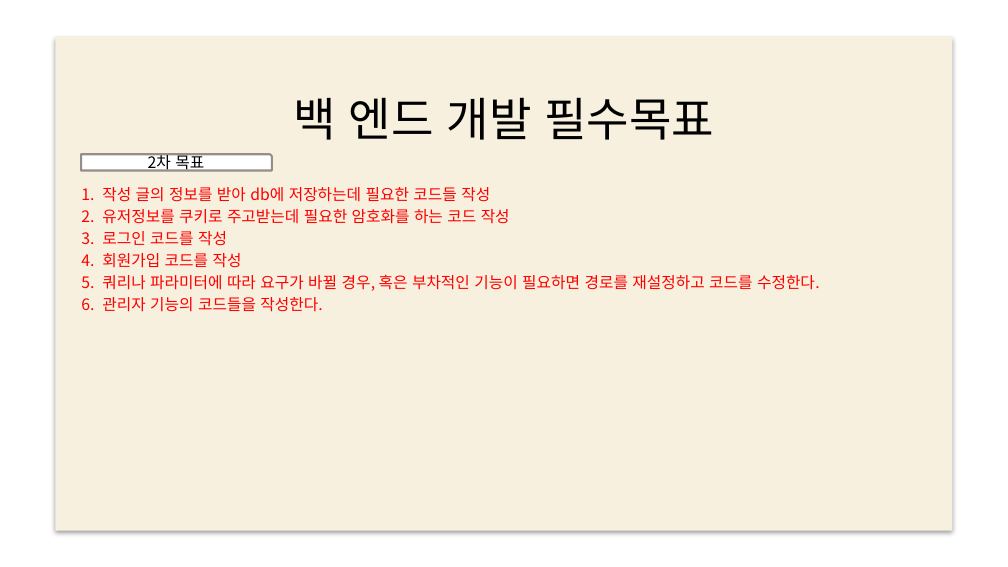
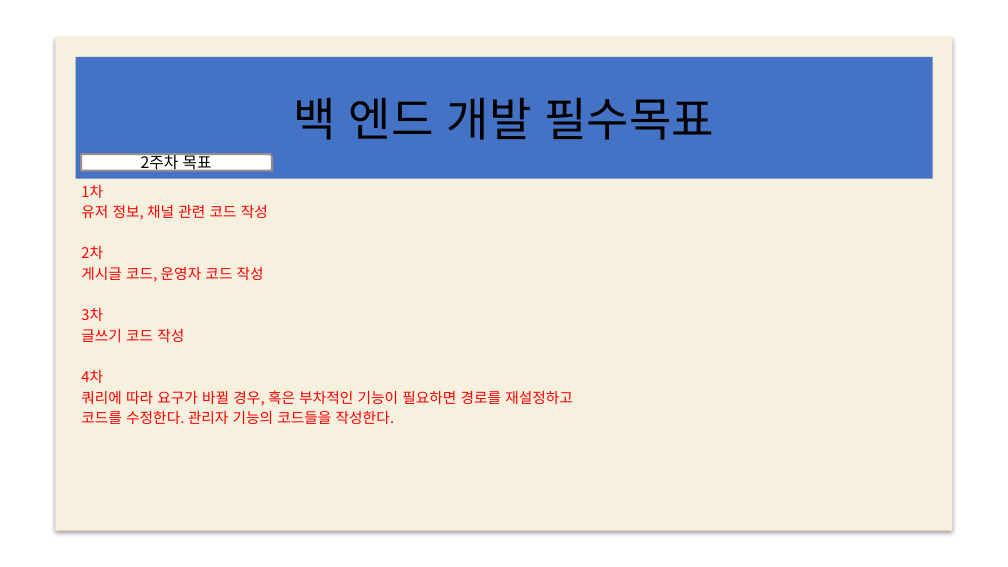
Before and after one commit to web5-kimgangmoon/teamproject_cloneCoding-Kim-Lee-Son-, a slide deck: slide 15 of 스케줄표.pptx (slide 8 before the commit). Drawn at 1008x567 pixels with LibreOffice and Linux fonts; fonts in the diff are those of the drawing; background and template pictures are left out. Boxes give left, top, right and bottom in pixels: in the first picture for what was removed or moved away, otherwise in the second. Text is boxed around its words. In the diff, an @@ line names an element or a change of style, - is before the commit and + after.

```diff
--- a/스케줄표.pptx
+++ b/스케줄표.pptx
@@ title "백 엔드 개발 필수목표": place and size @@
-title "백 엔드 개발 필수목표" at box(293, 97, 714, 140)
+title "백 엔드 개발 필수목표" at box(76, 57, 933, 178)
@@ title "백 엔드 개발 필수목표" at box(76, 57, 933, 178): fill none to #4472C4 @@
@@ text in round rect at box(141, 152, 212, 173): text changed @@
-2차 목표
+2주차 목표
@@ subtitle at box(81, 185, 573, 424): text changed; size 15 to 14 pt @@
-1. 작성 글의 정보를 받아 db에 저장하는데 필요한 코드들 작성
-2. 유저정보를 쿠키로 주고받는데 필요한 암호화를 하는 코드 작성
-3. 로그인 코드를 작성
-4. 회원가입 코드를 작성
-5. 쿼리나 파라미터에 따라 요구가 바뀔 경우, 혹은 부차적인 기능이 필요하면 경로를 재설정하고 코드를 수정한다.
-6. 관리자 기능의 코드들을 작성한다.
+1차
+유저 정보, 채널 관련 코드 작성
+2차
+게시글 코드, 운영자 코드 작성
+3차
+글쓰기 코드 작성
+4차
+쿼리에 따라 요구가 바뀔 경우, 혹은 부차적인 기능이 필요하면 경로를 재설정하고
+코드를 수정한다. 관리자 기능의 코드들을 작성한다.
```
Also in this commit, not shown: 6 other slides changed, 10 slides added, 2 slides removed.
